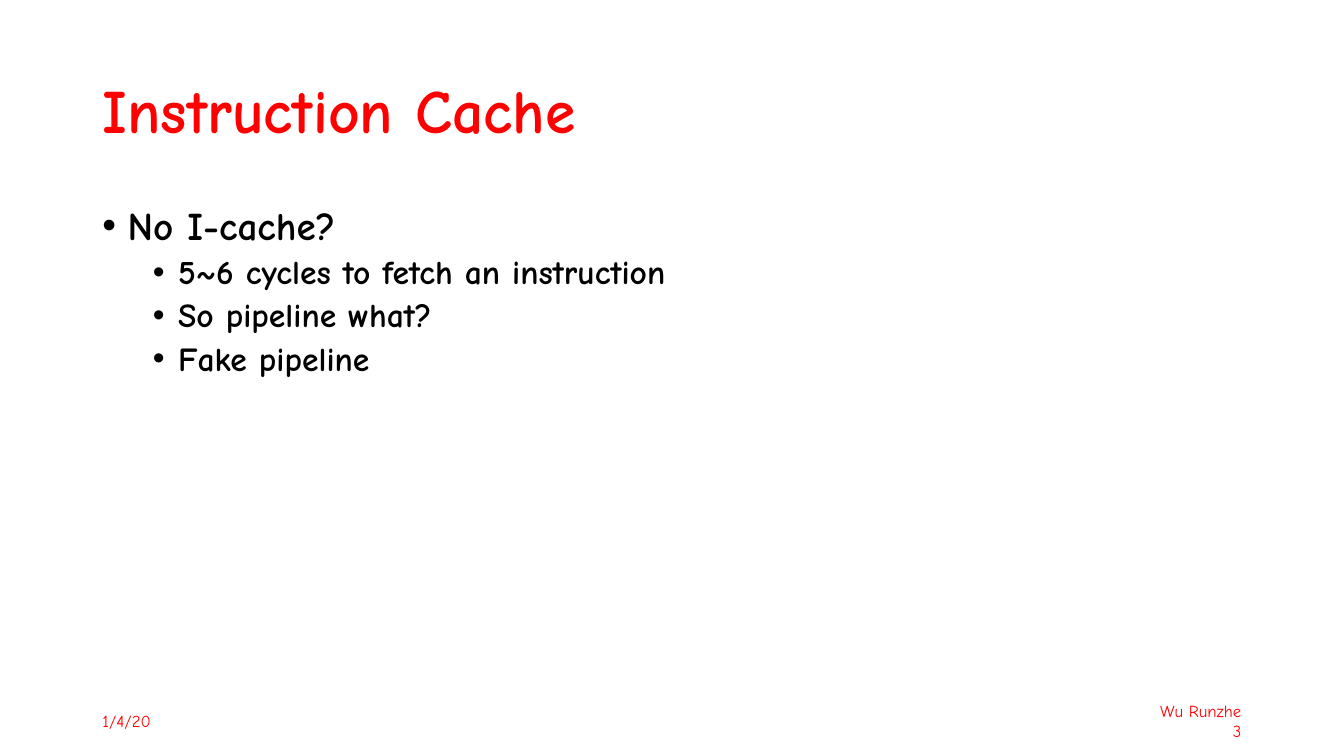
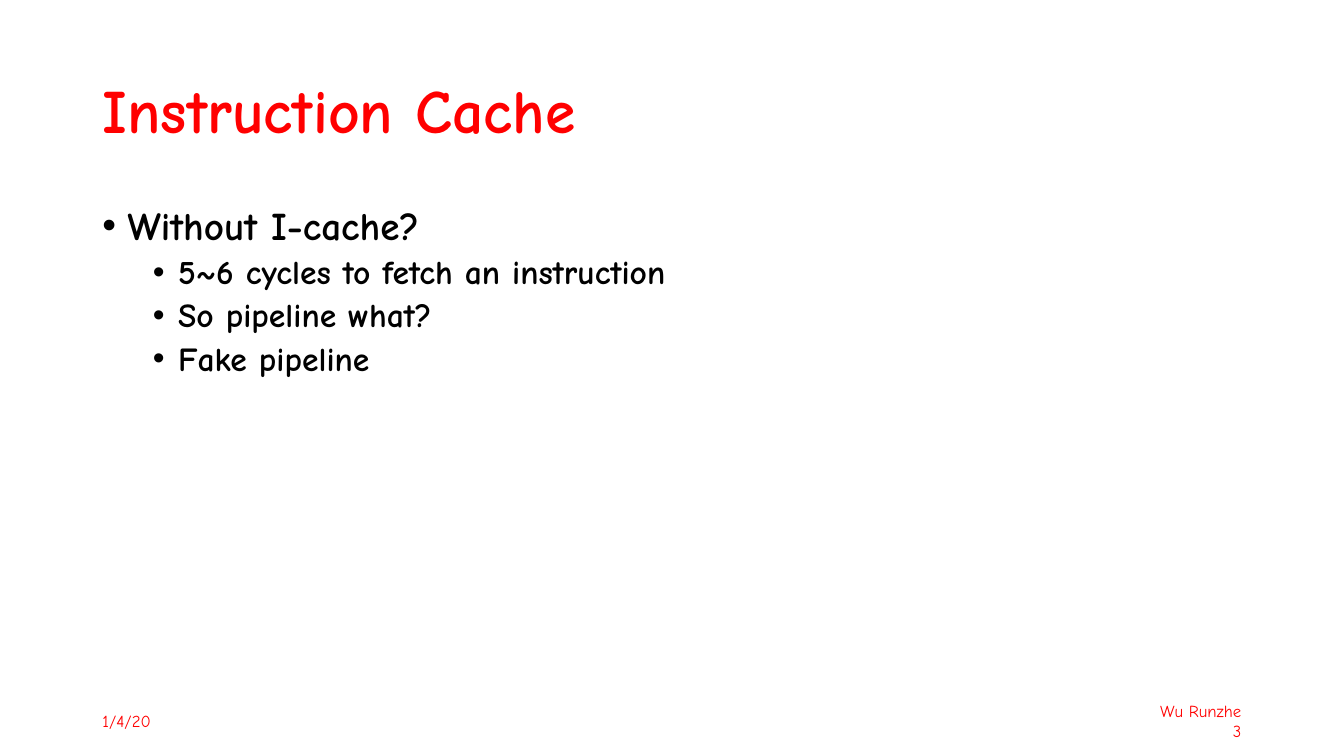
Before and after one commit to ziqian2000/RISC-V-CPU, a slide deck: slide 3 of Presentation.pptx. Drawn at 1344x756 pixels with LibreOffice and Linux fonts; fonts in the diff are those of the drawing. Boxes give left, top, right and bottom in pixels: in the first picture for what was removed or moved away, otherwise in the second. Text is boxed around its words. In the diff, an @@ line names an element or a change of style, - is before the commit and + after.

```diff
--- a/Presentation.pptx
+++ b/Presentation.pptx
@@ text at [128, 213, 419, 241]: text changed @@
-• No I-cache?
+• Without I-cache?
```
Also in this commit, not shown: 4 other slides changed, 7 other files.
